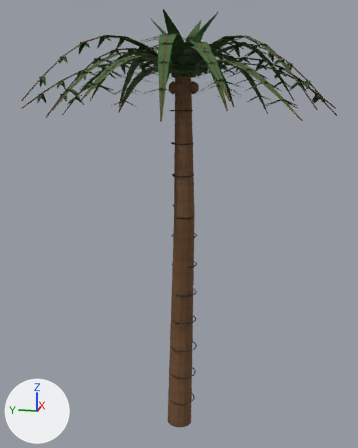
Two versions of the OBJ model Assets/ProjectOEN/ProductionArt/Meshes/environment_set_dressing/en-007_palm_tree_variant_set__mature.obj, one commit apart.
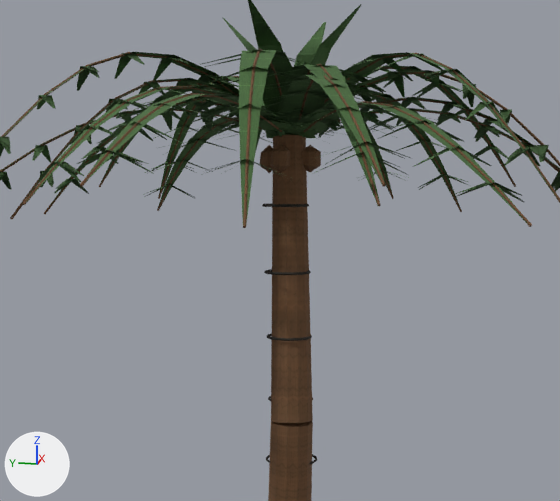
Old and new are each drawn whole from a 50 mm lens placed at (-5.16, -1.03, 3.75), pointed at (0.14, 0.03, 2.43) and again close up on the part from 11% to 88% of the width and 2% to 57% of the height. Arrows for +X, +Y and +Z are at lower left; the lights stay in place. The older version's two pictures come first. Where no turn or scale is listed for an object, it has been applied to the vertices. Vertices at exactly the same position are counted once.

Script lines for the objects in view, before the commit:
```python
me_en_007_palm_tree_variant_set__mature = bpy.data.meshes.new('en-007_palm_tree_variant_set__mature')
me_en_007_palm_tree_variant_set__mature.from_pydata(...)  # 4602 vertices, 7760 faces; spans x -1.54..1.77, y -1.63..1.61, z 0.01..4.6
# faces by material slot: [3856, 1408, 2496]
me_en_007_palm_tree_variant_set__mature.materials.append(mat_wood)  # picture img_wood_albedo_png
me_en_007_palm_tree_variant_set__mature.materials.append(mat_char)  # picture img_char_albedo_png
me_en_007_palm_tree_variant_set__mature.materials.append(mat_leaf)  # picture img_leaf_albedo_png
ob_en_007_palm_tree_variant_set__mature = bpy.data.objects.new('en-007_palm_tree_variant_set__mature', me_en_007_palm_tree_variant_set__mature)
ob_en_007_palm_tree_variant_set__mature.location = (0.0, 0.0, 0.0)
```
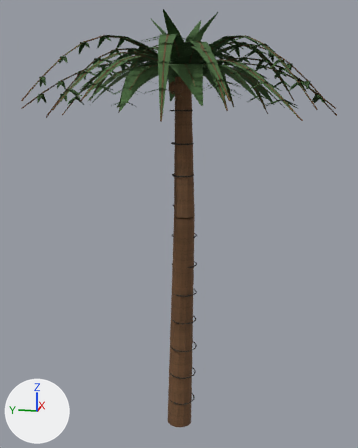
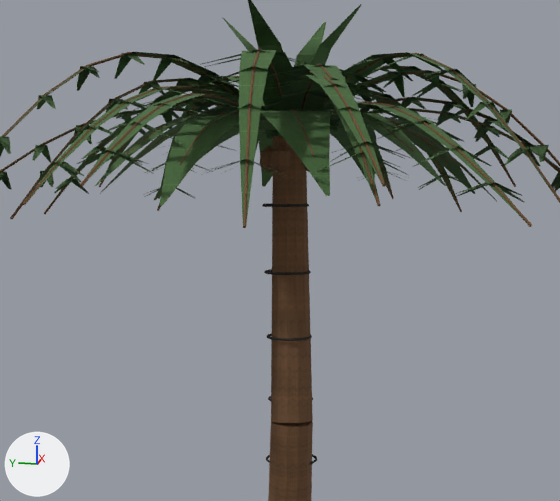
Boxes (x1, y1, x2, y2) around the edits, measured in the close-ups (560 x 501 px):
part 1 of me_en_007_palm_tree_variant_set__mature, added (green): after (95, 109, 496, 205)

Edits to the bpy script that builds the scene:
```text
Change me_en_007_palm_tree_variant_set__mature:
    used by ob_en_007_palm_tree_variant_set__mature; location = (0.0, 0.0, 0.0)
    remove me_en_007_palm_tree_variant_set__mature.from_pydata(...)  # 4602 vertices, 7760 faces; spans x -1.54..1.77, y -1.63..1.61, z 0.01..4.6
    add me_en_007_palm_tree_variant_set__mature.from_pydata(...)  # 5192 vertices, 8800 faces; spans x -1.54..1.77, y -1.63..1.61, z 0.01..4.6
    me_en_007_palm_tree_variant_set__mature part 1: 590 vertices added at x -1.0..1.16, y -1.08..1.01, z 3.68..4.12
```
